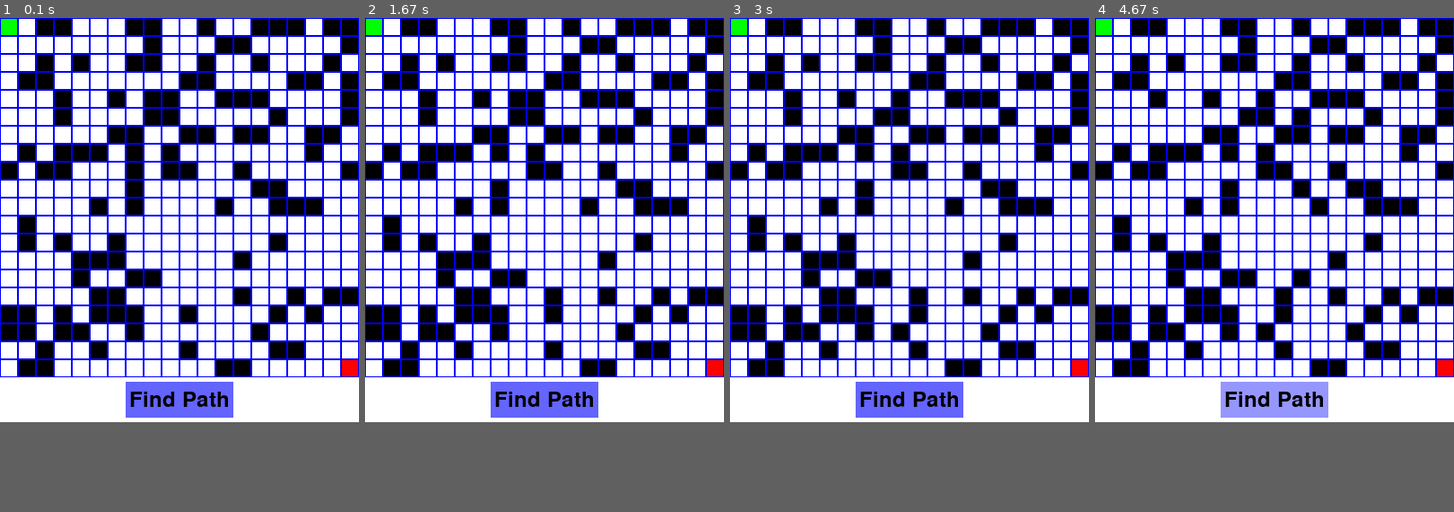
Above: before the commit, frames 1-4 (left to right).
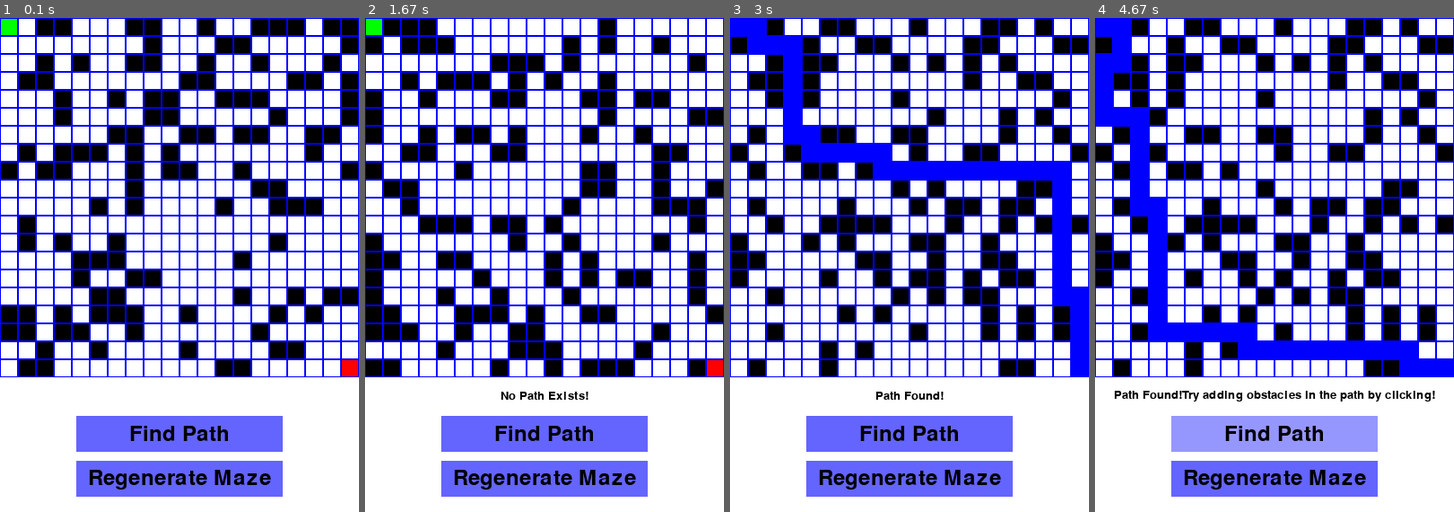
Above: after the commit, the same moments.

Repository: ombhortake/Sample-D-Lite-Core-pygame-implementation
Game: pygame game, started from dstarlitepygame.py
Same seed, same stepped clock (60 frames per second), same inputs: the game is played once before the commit and once after it.
Inputs (mouse positions are in pixels of both pictures, inside the frame that each line leads up to):
- Up to frame 1 (0.1 s): no input
- Up to frame 2 (1.67 s): press the mouse at (544, 299) at 0.37 s; move the mouse to (501, 284) at 0.47 s; release the mouse at (458, 269) at 0.6 s; press the mouse at (544, 432) at 0.7 s; move the mouse to (508, 260) at 0.8 s; release the mouse at (472, 87) at 0.93 s; press the mouse at (544, 477) at 1.03 s; move the mouse to (612, 462) at 1.13 s; release the mouse at (680, 452) at 1.27 s; click (494, 161) at 1.38 s
- Up to frame 3 (3 s): press the mouse at (909, 477) at 1.7 s; move the mouse to (859, 408) at 1.8 s; release the mouse at (808, 344) at 1.93 s; click (905, 334) at 2.05 s; press the mouse at (909, 432) at 2.37 s; move the mouse to (902, 255) at 2.47 s; release the mouse at (895, 82) at 2.6 s; click (877, 106) at 2.72 s
- Up to frame 4 (4.67 s): click (1306, 126) at 3.05 s; click (1310, 190) at 3.38 s; click (1310, 284) at 3.72 s; click (1152, 116) at 4.05 s; click (1252, 418) at 4.38 s
In our replay, the window is 400x450 before the commit and 400x550 after it. These sizes can differ from the game's own. Grey fills any space a smaller window leaves; there, only what the larger window draws over its background counts as a difference.

The runs differ from the first frame. In frame 1, 10% of the frame differs, in the area x 21-79%, y 73-97%; in frame 2, 34%; in frame 3, 40%; in frame 4, 41%, in the area x 0-100%, y 0-97%.

Commit message:
"Added a regenrate maze button"

Diff:
--- a/dstarlitepygame.py
+++ b/dstarlitepygame.py
@@ -7,7 +7,7 @@
 
 # Set up the window
 window_width = 400
-window_height = 450  # Increased height for UI
+window_height = 550  # Increased height for UI (added space for regenerate button)
 grid_size = 20
 cell_size = window_width // grid_size
 window = pygame.display.set_mode((window_width, window_height))
@@ -22,12 +22,17 @@
 button_color = (100, 100, 255)
 button_hover_color = (150, 150, 255)
 
-# Initialize the grid with random obstacles
-grid = [[0 if random.random() > 0.3 else 1 for _ in range(grid_size)] for _ in range(grid_size)]
+# Function to initialize or regenerate the grid with random obstacles
+def initialize_grid():
+    grid = [[0 if random.random() > 0.3 else 1 for _ in range(grid_size)] for _ in range(grid_size)]
+    grid[start[1]][start[0]] = 0  # Ensure start is free
+    grid[goal[1]][goal[0]] = 0  # Ensure goal is free
+    return grid
+
+# Initialize the grid and positions
 start = (0, 0)
 goal = (grid_size - 1, grid_size - 1)
-grid[start[1]][start[0]] = 0  # Ensure start is free
-grid[goal[1]][goal[0]] = 0  # Ensure goal is free
+grid = initialize_grid()
 
 # D* Lite algorithm implementation
 def d_star_lite(start, goal):
@@ -52,7 +57,8 @@
 
         for dx, dy in [(-1, 0), (1, 0), (0, -1), (0, 1)]:
             neighbor = (current[0] + dx, current[1] + dy)
-            if (0 <= neighbor[0] < grid_size and 0 <= neighbor[1] < grid_size and
+            if (0 <= neighbor[0] < grid_size and
+                    0 <= neighbor[1] < grid_size and
                     grid[neighbor[1]][neighbor[0]] == 0):
                 new_cost = current_cost + 1
                 if neighbor not in cost or new_cost < cost[neighbor]:
@@ -61,6 +67,13 @@
                     heapq.heappush(open_set, (new_cost, neighbor))
 
     return []
+
+# Function to display user feedback messages
+def display_message(window, message, color, position, font_size=24):
+    font = pygame.font.Font(None, font_size)
+    text_surf = font.render(message, True, color)
+    text_rect = text_surf.get_rect(center=position)
+    window.blit(text_surf, text_rect)
 
 # Button class
 class Button:
@@ -81,34 +94,49 @@
         mouse_pos = pygame.mouse.get_pos()
         return self.rect.collidepoint(mouse_pos) and pygame.mouse.get_pressed()[0]
 
-# Create a button for pathfinding (positioned below the grid)
-button = Button("Find Path", pygame.Rect((window_width - 120) // 2, window_height - 45, 120, 40))
+# Create buttons for pathfinding and regenerating maze
+path_button = Button("Find Path", pygame.Rect((window_width - 230) // 2, window_height - 57 - 50 ,230 ,40))
+regenerate_button = Button("Regenerate Maze", pygame.Rect((window_width - 230) // 2 , window_height - 57 ,230 ,40))
 
 # Main game loop
 running = True
 path = []
+message = ""
 
 while running:
     for event in pygame.event.get():
         if event.type == pygame.QUIT:
             running = False
         elif event.type == pygame.MOUSEBUTTONDOWN:
-            if button.is_clicked():
+            if path_button.is_clicked():
                 path = d_star_lite(start, goal)
+                if path:
+                    message = "Path Found!Try adding obstacles in the path by clicking!"
+                else:
+                    message = "No Path Exists!"
+            elif regenerate_button.is_clicked():
+                grid = initialize_grid()   # Regenerate the maze
+                path.clear()               # Clear any existing path
+                message = ""               # Clear message
+
             else:
                 mouse_x, mouse_y = pygame.mouse.get_pos()
                 grid_x = mouse_x // cell_size
                 grid_y = mouse_y // cell_size
-                # Check if the click is within the grid area
+
                 if grid_y < grid_size:
                     # Toggle obstacle
                     if grid[grid_y][grid_x] == 0:
-                        grid[grid_y][grid_x] = 1  # Place obstacle
+                        grid[grid_y][grid_x] = 1
                     else:
-                        grid[grid_y][grid_x] = 0  # Remove obstacle
+                        grid[grid_y][grid_x] = 0
 
                     # Recalculate path
                     path = d_star_lite(start, goal)
+                    if path:
+                        message = "Path Found!"
+                    else:
+                        message = "No Path Exists!"
 
     window.fill(white)
 
@@ -118,20 +146,25 @@
             rect = (x * cell_size, y * cell_size, cell_size, cell_size)
             if grid[y][x] == 1:
                 pygame.draw.rect(window, black, rect)
-            elif (x, y) == start:
-                pygame.draw.rect(window, green, rect)
-            elif (x, y) == goal:
-                pygame.draw.rect(window, red, rect)
-            pygame.draw.rect(window, blue, rect, 1)
+            elif (x,y) == start:
+                pygame.draw.rect(window , green , rect )
+            elif (x,y) == goal:
+                pygame.draw.rect(window , red , rect )
+            pygame.draw.rect(window , blue , rect , 1)
 
     # Draw the path
     if path:
         for node in path:
-            rect = (node[0] * cell_size, node[1] * cell_size, cell_size, cell_size)
-            pygame.draw.rect(window, blue, rect)
+            rect =(node[0] * cell_size , node[1] * cell_size , cell_size , cell_size )
+            pygame.draw.rect(window , blue , rect )
 
-    # Draw the button
-    button.draw(window)
+    # Draw buttons
+    path_button.draw(window)
+    regenerate_button.draw(window)
+
+    # Display user feedback message below the buttons with a smaller font size
+    feedback_position =(window_width //2 , window_height -130 )
+    display_message(window , message , black , feedback_position , font_size=20)
 
     pygame.display.flip()
 
